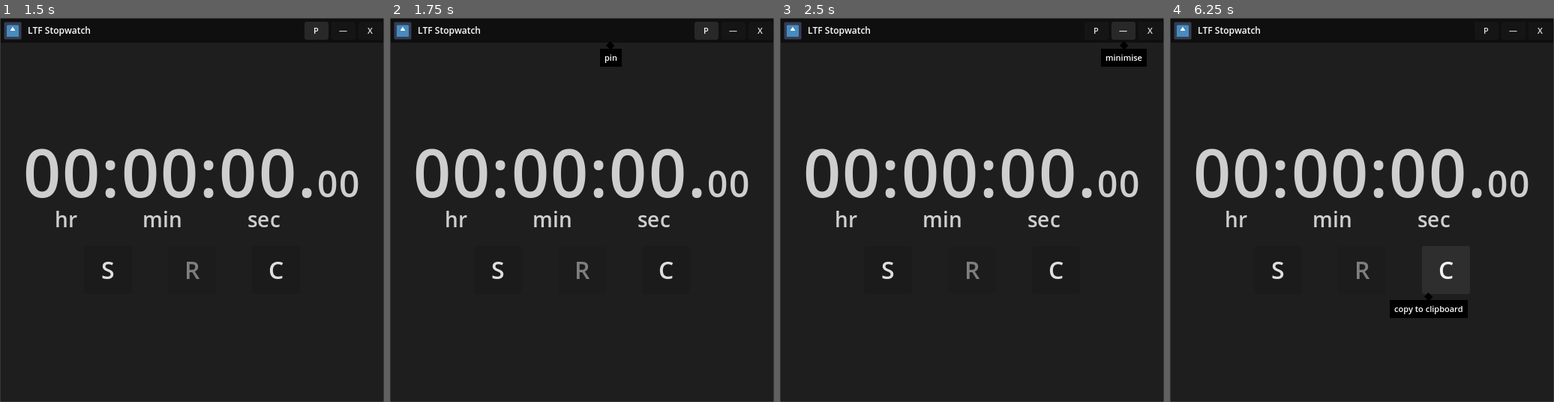
Above: before the commit, frames 1-4 (left to right).
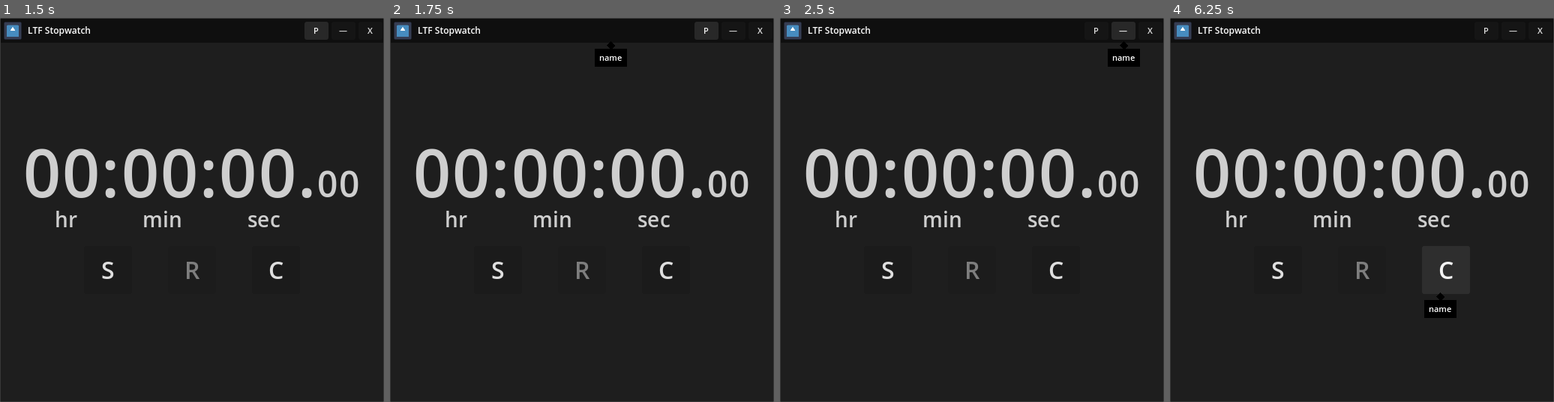
Above: after the commit, the same moments.

Repository: LiteFeather1/ltf-stopwatch
Game: Godot game, scene res://main.tscn
The game is run twice, just before and just after one commit, with the same random seed, the same clock (stepped at 60 frames per second) and the same inputs. The engine's default icon, where the game draws it, is replaced by a stand-in: a white triangle on a blue panel in a dark square.
Inputs:
- Up to frame 1 (1.5 s): click "P" at 0.5 s; click "nP" at 1.25 s
- Up to frame 2 (1.75 s): no input
- Up to frame 3 (2.5 s): click "—" at 2 s
- Up to frame 4 (6.25 s): click "S" at 2.75 s; click "P" at 3.5 s; click "C" at 4.25 s; click "R" at 5 s; click "C" at 5.75 s

Frame 1 is identical in both runs. In frame 2, 0.2% of the frame differs, in the area x 53-62%, y 6-13%; in frame 3, 0.2%; in frame 4, 0.7%, in the area x 57-78%, y 71-79%.

Commit message:
#25 button pop up is now private with getter

Diff:
--- a/scenes/button_pop_up.gd
+++ b/scenes/button_pop_up.gd
@@ -1,7 +1,11 @@
 class_name ButtonPopUp extends Button
 
 
-@export var pop_up_name: String = "name"
+@export var _pop_up_name: String = "name"
+
+
+func set_pop_up_name(pop_up_name: String) -> void:
+	_pop_up_name = pop_up_name
 
 
 func _ready() -> void:
@@ -11,7 +15,7 @@
 
 func show_pop_up() -> void:
 	if not disabled:
-		AL_PopUp.pop_up(self, pop_up_name)
+		AL_PopUp.pop_up(self, _pop_up_name)
 
 
 func hide_pop_up() -> void:
